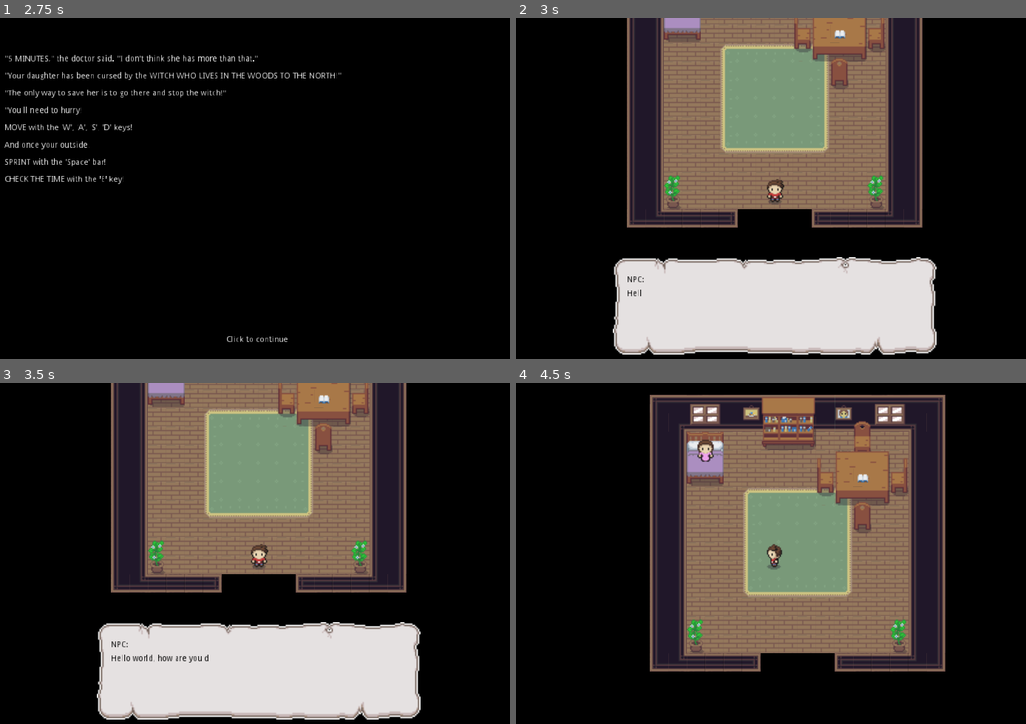
Above: before the commit, frames 1-4 (two rows, left to right).
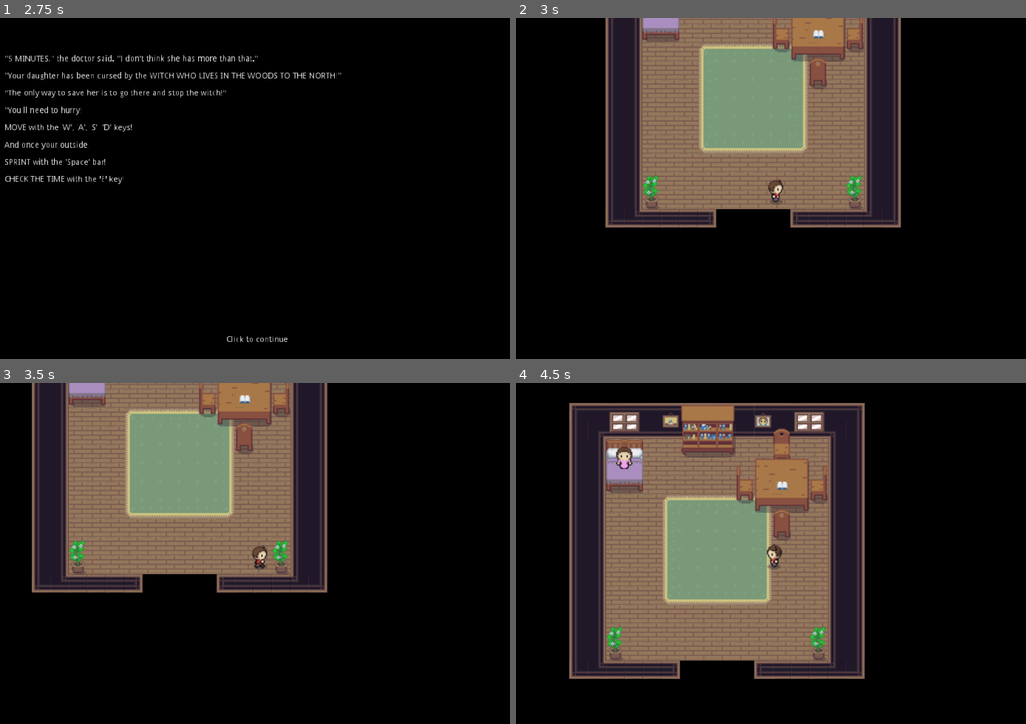
Above: after the commit, the same moments.

Repository: HaywardMorihara/2021AprGameJam
Game: Godot game, scene res://menu/MainMenu.tscn
Two runs of this game, one before a commit and one after it. Both use one fixed random seed, a clock stepped at 60 frames per second and the inputs below.
Inputs (mouse positions are in pixels of both pictures, inside the frame that each line leads up to):
- Up to frame 1 (2.75 s): click "Start" at 0.5 s; tap Enter (interact, bound only after the commit) at 1.25, 1.35, 2, 2.3 s; move the mouse to (387, 174) at 1.27 s; hold D (right) 1.28-2.03 s; move the mouse to (142, 208) at 2.02 s; hold S (down) from 2.03 s (still down); tap E (check_watch) at 2.1 s
- Up to frame 2 (3 s): tap Enter (interact, bound only after the commit) at 2.75 s; move the mouse to (832, 113) at 2.77 s; release S (down) at 2.78 s; press the mouse at (832, 113) at 2.78 s; hold D (right) from 2.78 s (still down)
- Up to frame 3 (3.5 s): keep holding D (right); tap Enter (interact, bound only after the commit) at 3.05 s
- Up to frame 4 (4.5 s): move the mouse to (745, 625) at 3.52 s; release D (right) at 3.53 s; release the mouse at (745, 625) at 3.53 s; hold W (up) 3.53-4.28 s; tap Space (sprint) at 3.6 s; tap Enter (interact, bound only after the commit) at 3.8, 4.35 s; move the mouse to (954, 608) at 4.27 s; hold A (left) from 4.28 s (still down)

Frame 1 is identical in both runs. In frame 2, 35% of the frame differs, in the area x 17-83%, y 0-99%; in frame 3, 55%, in the area x 6-83%, y 0-99%; in frame 4, 52%.

Commit message:
dialoge interaction - WIP

Diff:
--- /dev/null
+++ b/npc/DaughterNPC.gd
@@ -0,0 +1,16 @@
+extends "res://npc/NPC.gd"
+
+
+# Declare member variables here. Examples:
+# var a = 2
+# var b = "text"
+
+
+# Called when the node enters the scene tree for the first time.
+func _ready():
+	pass # Replace with function body.
+
+
+# Called every frame. 'delta' is the elapsed time since the previous frame.
+#func _process(delta):
+#	pass
--- a/npc/DaughterNPC.tscn
+++ b/npc/DaughterNPC.tscn
@@ -1,9 +1,11 @@
-[gd_scene load_steps=3 format=2]
+[gd_scene load_steps=4 format=2]
 
 [ext_resource path="res://npc/NPC.tscn" type="PackedScene" id=1]
 [ext_resource path="res://assets/sprites/gfx/character_daughter.png" type="Texture" id=2]
+[ext_resource path="res://npc/DaughterNPC.gd" type="Script" id=3]
 
 [node name="DaughterNPC" instance=ExtResource( 1 )]
+script = ExtResource( 3 )
 
 [node name="Sprite" parent="." index="0"]
 texture = ExtResource( 2 )
--- /dev/null
+++ b/npc/NPC.gd
@@ -0,0 +1,4 @@
+extends KinematicBody2D
+
+func determine_dialogue()->PoolStringArray:
+	return PoolStringArray(["I NEED TO BE IMPLEMENTED!"])
--- a/npc/NPC.tscn
+++ b/npc/NPC.tscn
@@ -1,15 +1,15 @@
-[gd_scene load_steps=3 format=2]
+[gd_scene load_steps=4 format=2]
 
 [ext_resource path="res://assets/Light.png" type="Texture" id=1]
+[ext_resource path="res://npc/NPC.gd" type="Script" id=2]
 
 [sub_resource type="CircleShape2D" id=1]
 
-[node name="NPC" type="Node2D"]
+[node name="NPC" type="KinematicBody2D"]
+script = ExtResource( 2 )
 
 [node name="Sprite" type="Sprite" parent="."]
 texture = ExtResource( 1 )
 
-[node name="KinematicBody2D" type="KinematicBody2D" parent="."]
-
-[node name="CollisionShape2D" type="CollisionShape2D" parent="KinematicBody2D"]
+[node name="CollisionShape2D" type="CollisionShape2D" parent="."]
 shape = SubResource( 1 )
--- a/player/DialoguePopup.gd
+++ b/player/DialoguePopup.gd
@@ -1,15 +1,22 @@
 extends Popup
 
 func _ready()->void:
+	set_process_input(false)
 	$ProceedLabel.visible = false
 
-func popup(bounds: Rect2 = Rect2( 0, 0, 0, 0 ))->void:
-	.popup(bounds)
+
+func dialogue_popup()->void:
+	popup()
 	get_tree().paused = true
 	$AnimationPlayer.play("ShowDialogue")
 
+
 func _input(event)->void:
 	if event is InputEventKey:
-		if event.scancode == KEY_SPACE:
+		if Input.is_action_just_pressed("interact"):
 			get_tree().paused = false
 			hide()
+
+
+func _on_AnimationPlayer_animation_finished(anim_name):
+	set_process_input(true)
--- a/player/Player.gd
+++ b/player/Player.gd
@@ -19,8 +19,6 @@
 	$Light2D.visible = is_outside
 	$PlayerCanvasLayer/SprintBar.visible = is_outside
 
-	# TODO Put where it actually belongs
-	$PlayerCanvasLayer/DialoguePopup.popup()
 
 func _get_input():
 	velocity = Vector2.ZERO
@@ -89,7 +87,14 @@
 	if Input.is_action_just_released("check_watch"):
 		$PlayerCanvasLayer/Watch.visible = false
 		$StillnessTimer.start()
-
+	if Input.is_action_just_pressed("interact"):
+		print($InteractionArea.get_overlapping_bodies())
+		if $InteractionArea.get_overlapping_bodies():
+			for body in $InteractionArea.get_overlapping_bodies():
+				print(body.get_class())
+				if body.get_class() == "res://npc/NPC.gd":
+					print(body)
+					$PlayerCanvasLayer/DialoguePopup.dialogue_popup()
 
 func _stillness_achieved():
 	# TODO We'll probably want to do some other fancy things
--- a/player/Player.tscn
+++ b/player/Player.tscn
@@ -155,6 +155,9 @@
 "speed": 5.0
 } ]
 
+[sub_resource type="CircleShape2D" id=22]
+radius = 24.0
+
 [node name="PlayerBody" type="KinematicBody2D"]
 script = ExtResource( 3 )
 
@@ -247,7 +250,10 @@
 margin_right = -16.0
 margin_bottom = -24.0
 custom_colors/default_color = Color( 0, 0, 0, 1 )
-text = "[Space] >"
+text = "[Enter] >"
+__meta__ = {
+"_edit_use_anchors_": false
+}
 
 [node name="AnimationPlayer" type="AnimationPlayer" parent="PlayerCanvasLayer/DialoguePopup"]
 anims/ShowDialogue = SubResource( 21 )
@@ -261,4 +267,10 @@
 frames = SubResource( 20 )
 animation = "still_down"
 speed_scale = 2.0
+
+[node name="InteractionArea" type="Area2D" parent="."]
+
+[node name="InteractionShape" type="CollisionShape2D" parent="InteractionArea"]
+shape = SubResource( 22 )
+[connection signal="animation_finished" from="PlayerCanvasLayer/DialoguePopup/AnimationPlayer" to="PlayerCanvasLayer/DialoguePopup" method="_on_AnimationPlayer_animation_finished"]
 [connection signal="timeout" from="StillnessTimer" to="StillnessTimer" method="_on_StillnessTimer_timeout"]
--- a/project.godot
+++ b/project.godot
@@ -60,12 +60,18 @@
 }
 check_watch={
 "deadzone": 0.5,
-"events": [ Object(InputEventKey,"resource_local_to_scene":false,"resource_name":"","device":0,"alt":false,"shift":false,"control":false,"meta":false,"command":false,"pressed":false,"scancode":69,"unicode":0,"echo":false,"script":null)
+"events": [ Object(InputEventKey,"resource_local_to_scene":false,"resource_name":"","device":0,"alt":false,"shift":false,"control":false,"meta":false,"command":false,"pressed":false,"scancode":81,"unicode":0,"echo":false,"script":null)
+, Object(InputEventKey,"resource_local_to_scene":false,"resource_name":"","device":0,"alt":false,"shift":false,"control":false,"meta":false,"command":false,"pressed":false,"scancode":69,"unicode":0,"echo":false,"script":null)
  ]
 }
 sprint={
 "deadzone": 0.5,
 "events": [ Object(InputEventKey,"resource_local_to_scene":false,"resource_name":"","device":0,"alt":false,"shift":false,"control":false,"meta":false,"command":false,"pressed":false,"scancode":32,"unicode":0,"echo":false,"script":null)
+ ]
+}
+interact={
+"deadzone": 0.5,
+"events": [ Object(InputEventKey,"resource_local_to_scene":false,"resource_name":"","device":0,"alt":false,"shift":false,"control":false,"meta":false,"command":false,"pressed":false,"scancode":16777221,"unicode":0,"echo":false,"script":null)
  ]
 }
 
Not shown: 1 places in player/Player.tscn that only renumber resources
